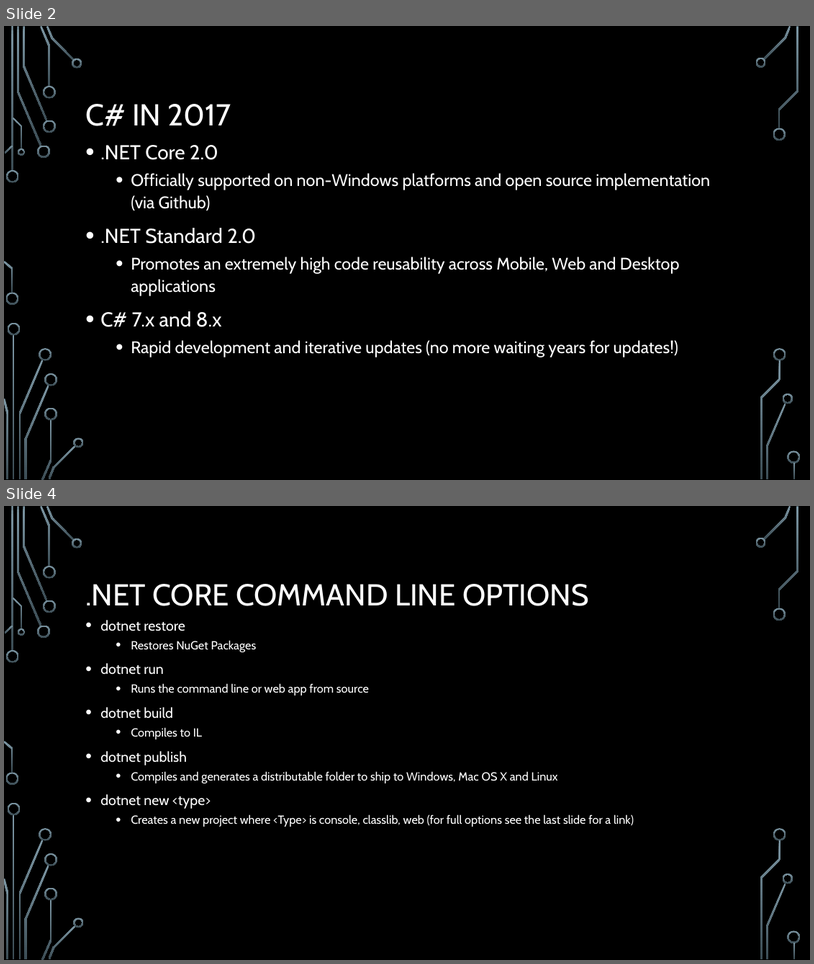
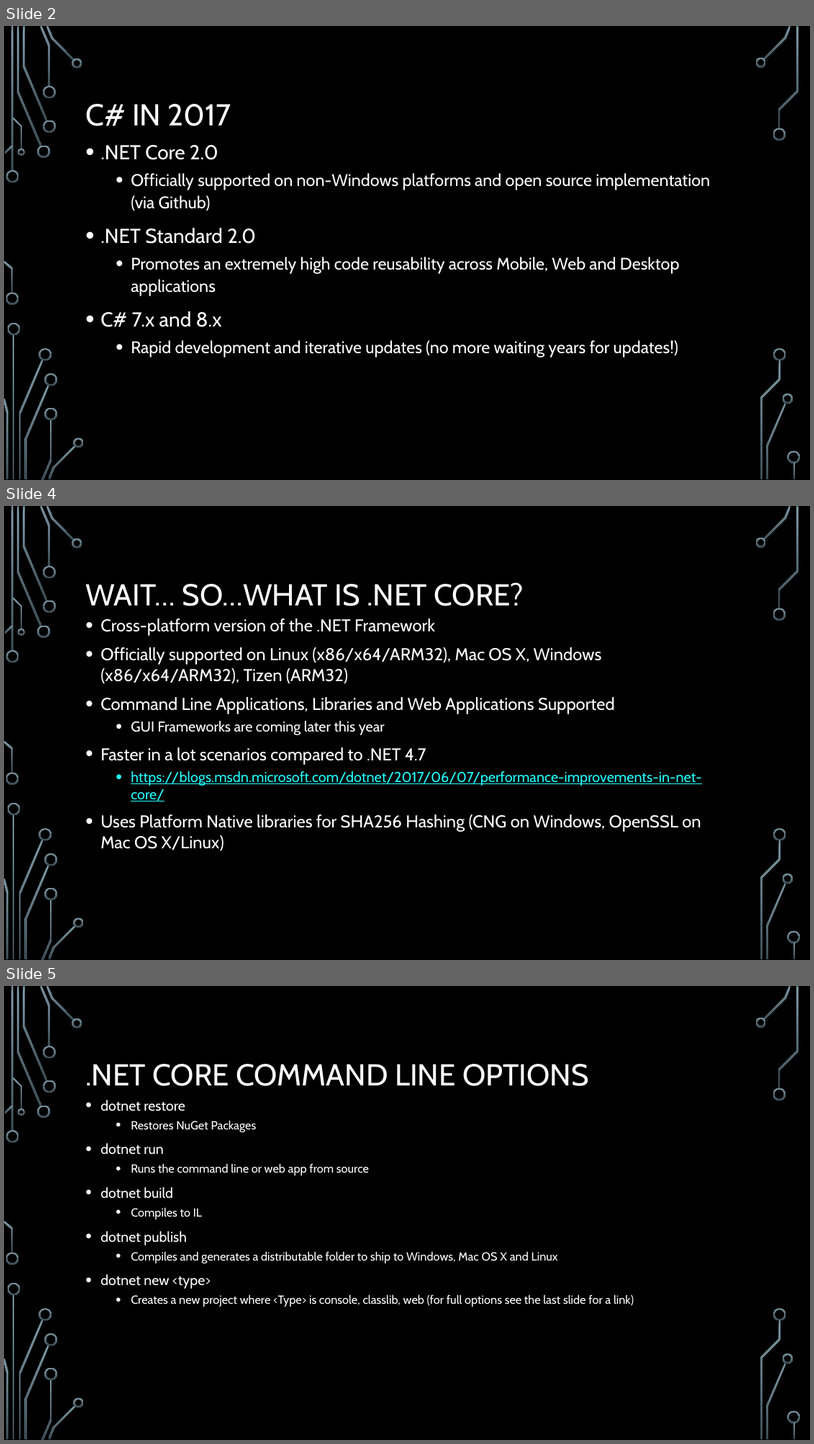
Before and after one commit to jcapellman/Presentations, a slide deck: Functional Programming with C Sharp and Net Core - 8.16.2017/Functional programming with C Sharp.pptx. Shown one above the other, each under a label of ours: slides 2 and 4 before the commit, slides 2, 4 and 5 after it; the slides between them are not shown. The pictures are 814x964 and 814x1444 pixels, drawn with LibreOffice and Linux fonts; fonts in the diff are those of the drawing; background and template pictures are left out. Boxes give left, top, right and bottom in pixels: in the first picture for what was removed or moved away, otherwise in the second. Text is boxed around its words. In the diff, an @@ line names an element or a change of style, - is before the commit and + after.

Commit message:
Added: .NET Core Slide

```diff
--- a/Functional Programming with C Sharp and Net Core - 8.16.2017/Functional programming with C Sharp.pptx
+++ b/Functional Programming with C Sharp and Net Core - 8.16.2017/Functional programming with C Sharp.pptx
@@ slide 4 added at (x1=4, y1=506, x2=810, y2=960), background picture (left out); not listed: 36 template elements that a slide beside it also shows @@
@@ title added at (x1=85, y1=582, x2=525, y2=606), 36 pt, text #FFFFFF @@
+WAIT… SO…WHAT IS .NET CORE?
@@ text added at (x1=100, y1=618, x2=702, y2=851), 20.4 pt, text #FFFFFF @@
+• Cross-platform version of the .NET Framework
+• Officially supported on Linux (x86/x64/ARM32), Mac OS X, Windows (x86/x64/ARM32), Tizen (ARM32)
+• Command Line Applications, Libraries and Web Applications Supported
+  • GUI Frameworks are coming later this year
+• Faster in a lot scenarios compared to .NET 4.7
+  • https://blogs.msdn.microsoft.com/dotnet/2017/06/07/performance-improvements-in-net-core/
+• Uses Platform Native libraries for SHA256 Hashing (CNG on Windows, OpenSSL on Mac OS X/Linux)
@@ what was slide 4 is now slide 5 @@
```
Also in this commit, not shown: 1 slide changed.
